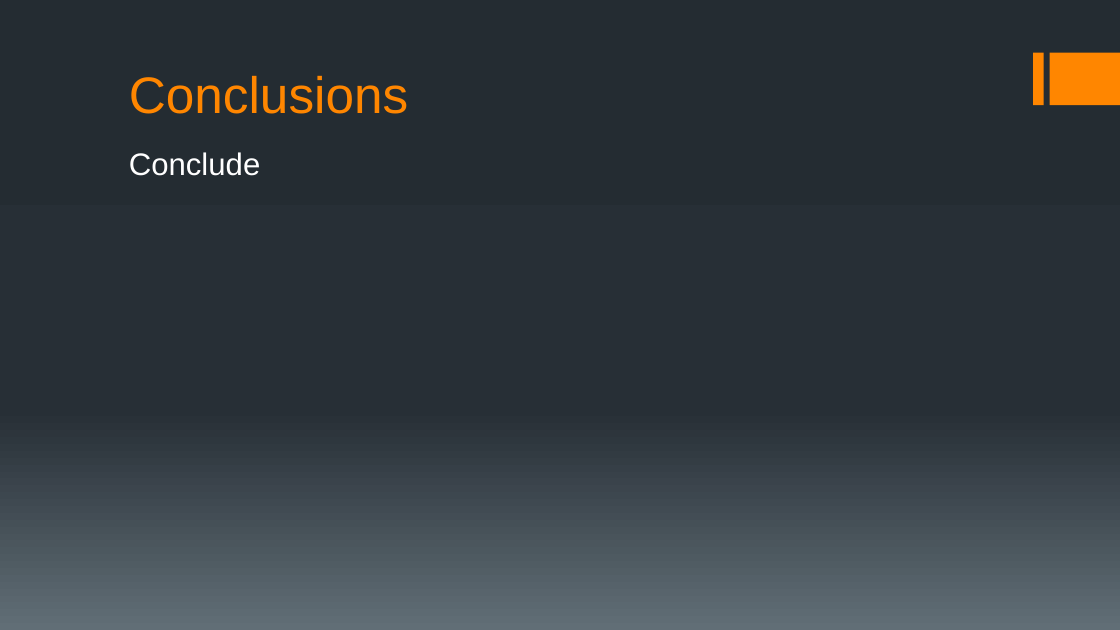
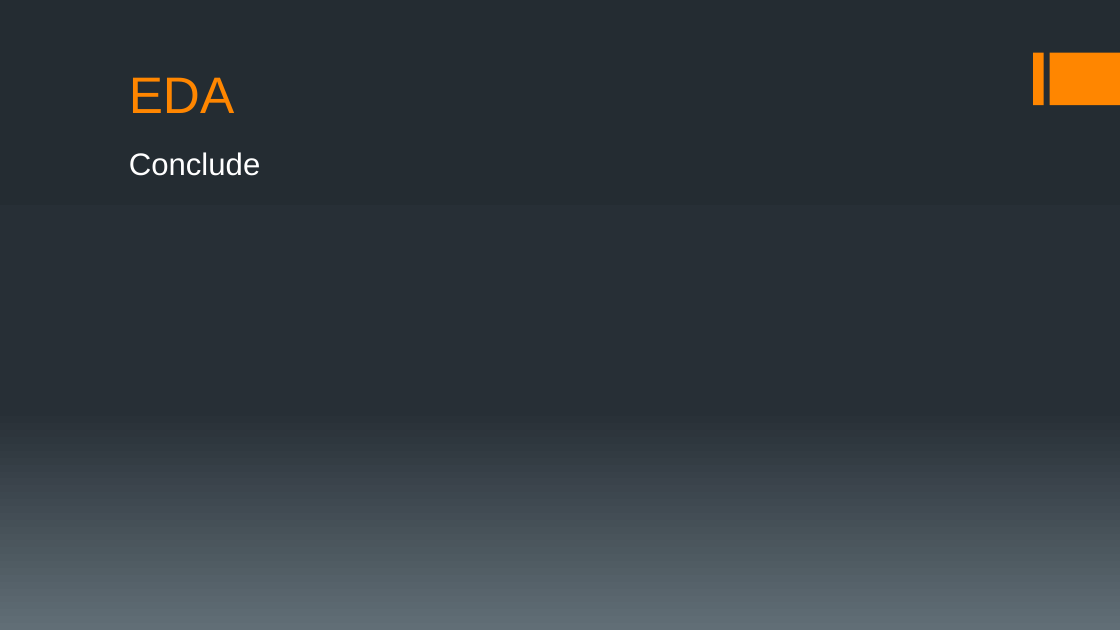
Before and after one commit to chudzikr/Capstone2, a slide deck: slide 9 of reports/Capstone2_Final_Report_Pres.pptx (slide 8 before the commit). Drawn at 1120x630 pixels with LibreOffice and Linux fonts; fonts in the diff are those of the drawing. Boxes give left, top, right and bottom in pixels: in the first picture for what was removed or moved away, otherwise in the second. Text is boxed around its words. In the diff, an @@ line names an element or a change of style, - is before the commit and + after.

```diff
--- a/reports/Capstone2_Final_Report_Pres.pptx
+++ b/reports/Capstone2_Final_Report_Pres.pptx
@@ title at (129, 77, 234, 113): text changed @@
-Conclusions
+EDA
```
Also in this commit, not shown: 1 other slide changed, 10 slides added, 1 slide removed, 1 other file.
